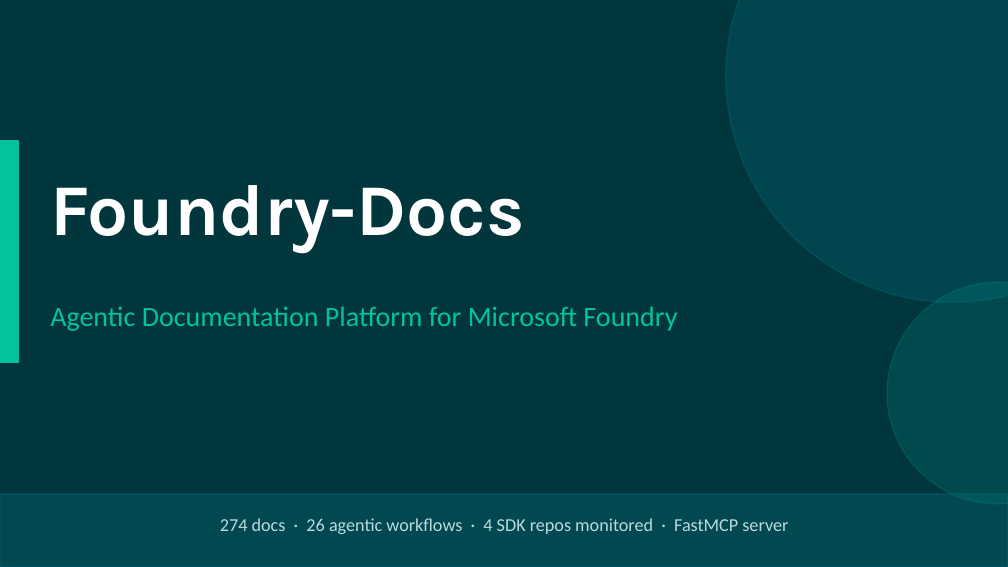
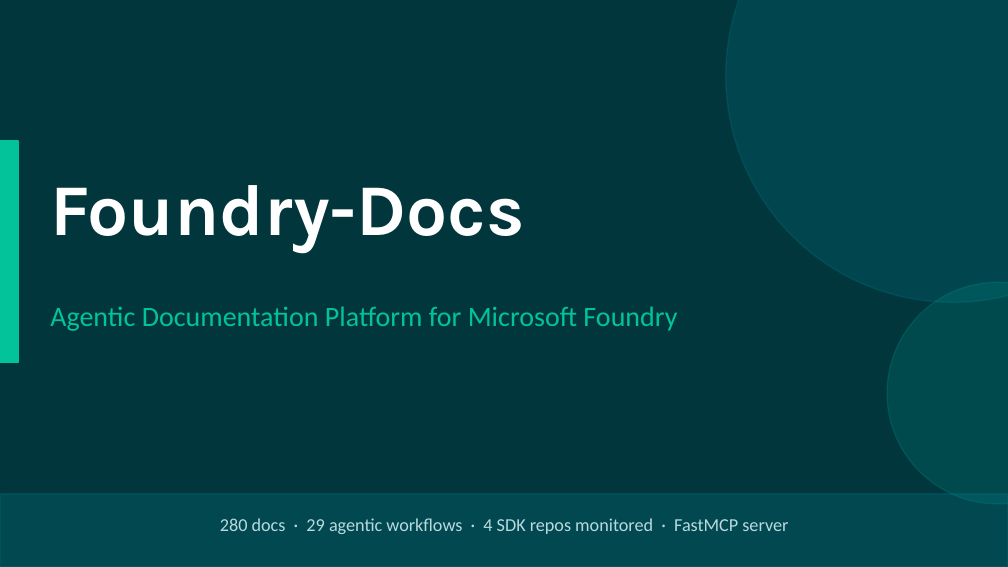
Before and after one commit to nicholasdbrady/foundry-docs, a slide deck: slide 1 of slides/foundry-docs-overview.pptx. Drawn at 1008x567 pixels with LibreOffice and Linux fonts; fonts in the diff are those of the drawing. Boxes give left, top, right and bottom in pixels: in the first picture for what was removed or moved away, otherwise in the second. Text is boxed around its words. In the diff, an @@ line names an element or a change of style, - is before the commit and + after.

```diff
--- a/slides/foundry-docs-overview.pptx
+++ b/slides/foundry-docs-overview.pptx
@@ text at <box>220,518,788,534</box>: text changed @@
-274 docs · 26 agentic workflows · 4 SDK repos monitored · FastMCP server
+280 docs · 29 agentic workflows · 4 SDK repos monitored · FastMCP server
```
Also in this commit, not shown: 8 other slides changed, 3 slides added, 1 other file.
